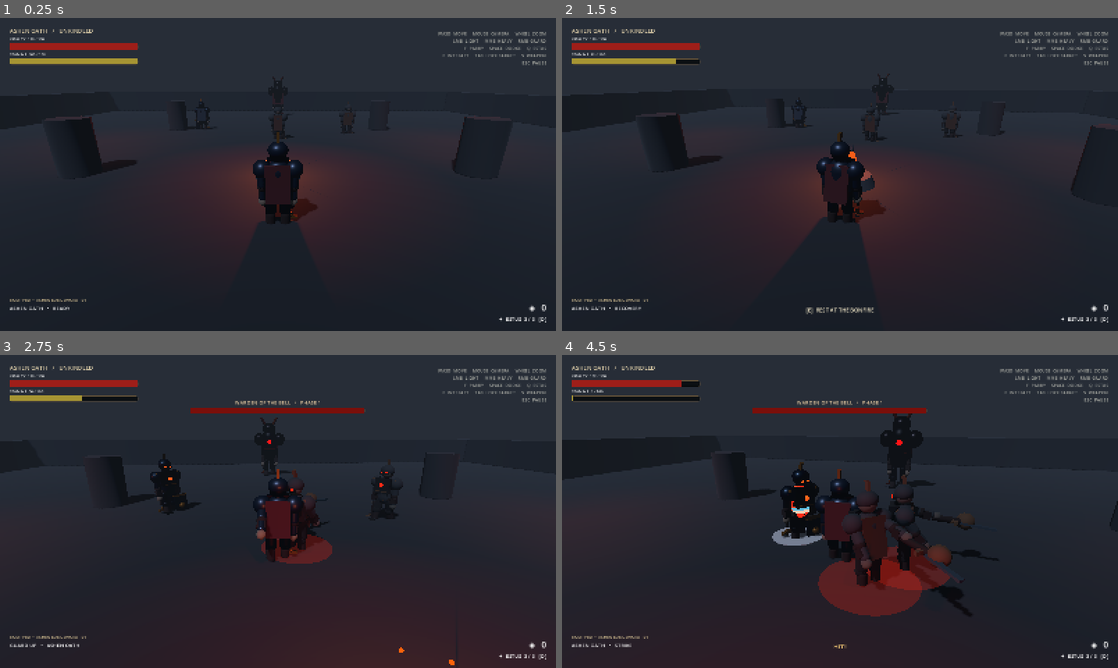
Above: before the commit, frames 1-4 (two rows, left to right).
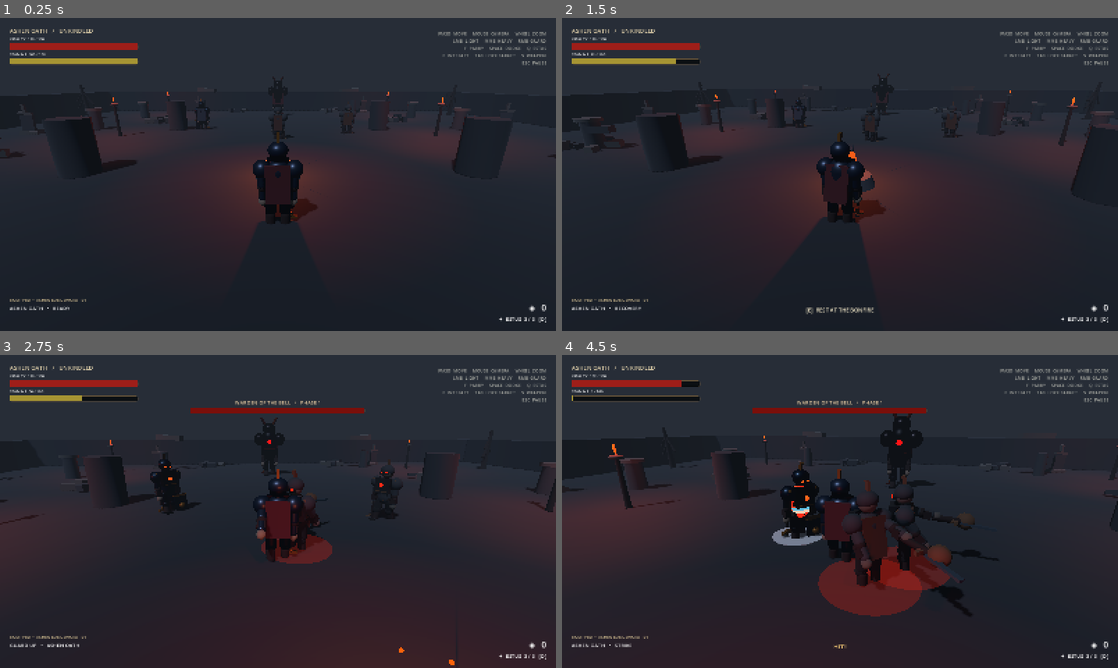
Above: after the commit, the same moments.

Repository: BigFluffyCatOnWatermelon/autism-gaming
Game: Godot game, scene res://scenes/locations/ashen_outskirts.tscn
Two runs of this game, one before a commit and one after it. Both use one fixed random seed, a clock stepped at 60 frames per second and the inputs below.
Inputs (mouse positions are in pixels of both pictures, inside the frame that each line leads up to):
- Up to frame 1 (0.25 s): no input
- Up to frame 2 (1.5 s): tap Enter at 0.5 s; move the mouse to (867, 174) at 0.52 s; hold W (move_forward) from 0.53 s (still down); right-click (867, 174) at 0.6 s; click (867, 174) at 0.67 s; move the mouse to (812, 174) at 1.27 s; tap Space (dodge) at 1.35 s
- Up to frame 3 (2.75 s): keep holding W (move_forward); move the mouse to (289, 505) at 2.02 s; tap Q (heal) at 2.1 s
- Up to frame 4 (4.5 s): keep holding W (move_forward); move the mouse to (834, 517) at 2.77 s; tap Middle mouse button (heavy_attack) at 2.85 s; click (834, 517) at 2.92 s; move the mouse to (878, 514) at 3.52 s; tap E (interact) at 3.6 s; move the mouse to (795, 508) at 4.27 s; click (795, 508) at 4.35 s

The runs differ from the first frame. In frame 1, 0.3% of the frame differs, in the area x 0-100%, y 23-45%; in frame 2, 0.5%; in frame 3, 0.3%; in frame 4, 0.7%, in the area x 1-100%, y 25-51%.
Error before the commit: Parse Error: Cannot infer the type of "at" variable because the value doesn't have a set type. (res://scripts/world/arena_dressing.gd:110)

Commit message:
Fix inferred Vector3 type in arena dressing

Diff:
--- a/soulslike/scripts/world/arena_dressing.gd
+++ b/soulslike/scripts/world/arena_dressing.gd
@@ -107,7 +107,7 @@
 func _build_rubble() -> void:
 	for center in [Vector3(-11, 0, -11), Vector3(11, 0, -12), Vector3(-15, 0, 2), Vector3(15, 0, 4), Vector3(-5, 0, -21), Vector3(7, 0, -21), Vector3(-12, 0, 18), Vector3(12, 0, 18)]:
 		for index in range(9):
-			var at := center + Vector3(_rng.randf_range(-1.35, 1.35), _rng.randf_range(0.08, 0.35), _rng.randf_range(-1.0, 1.0))
+			var at: Vector3 = center + Vector3(_rng.randf_range(-1.35, 1.35), _rng.randf_range(0.08, 0.35), _rng.randf_range(-1.0, 1.0))
 			var extent := Vector3(_rng.randf_range(0.3, 0.9), _rng.randf_range(0.2, 0.58), _rng.randf_range(0.3, 0.8))
 			_block(self, at, extent, _stone if index % 2 == 0 else _stone_light, _rng.randf_range(-0.8, 0.8))
 
